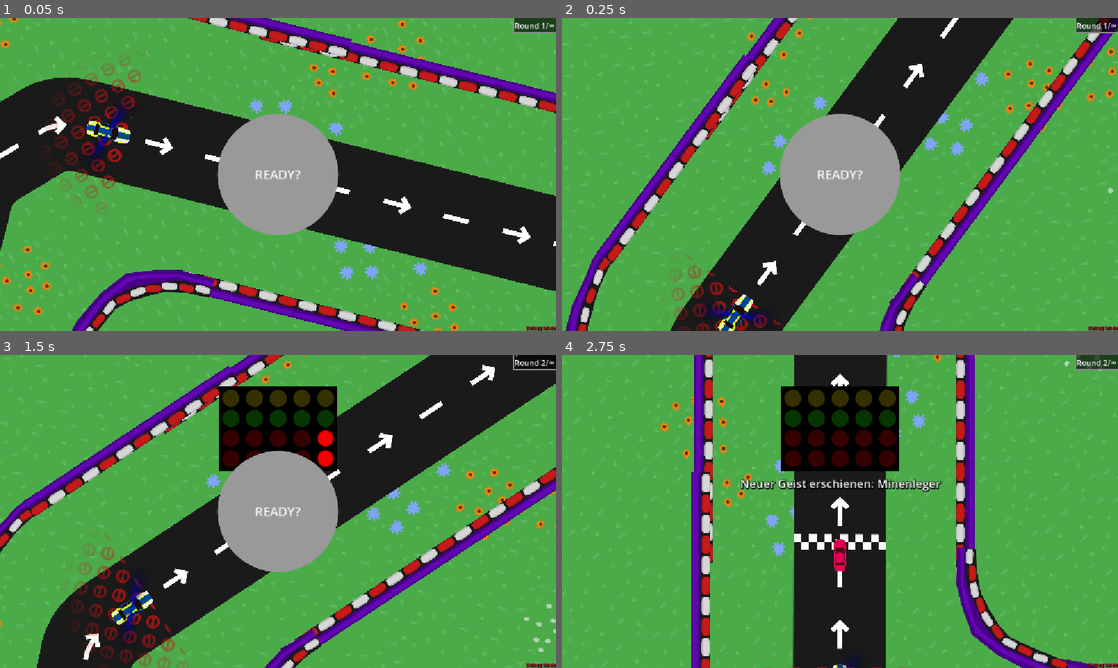
Above: before the commit, frames 1-4 (two rows, left to right).
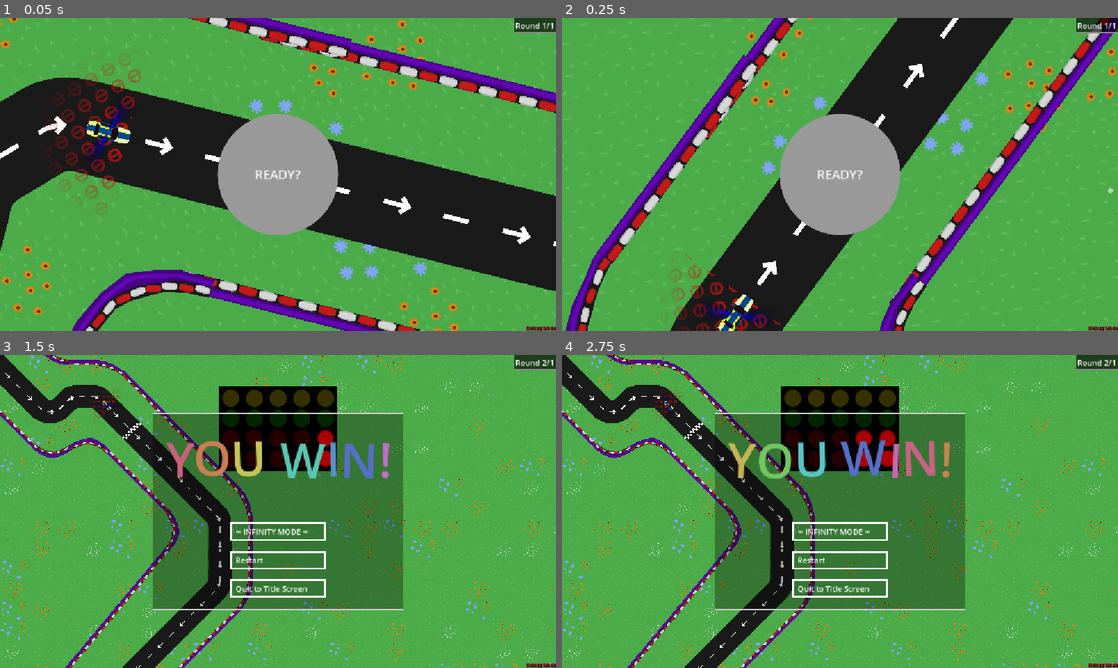
Above: after the commit, the same moments.

Repository: KIT-GameJam/dattel-jam
Game: Godot game, scene res://core/game_manager.tscn
The game is run twice, just before and just after one commit, with the same random seed, the same clock (stepped at 60 frames per second) and the same inputs. Sound files missing from this copy of the repository are replaced by a short silence.
Inputs (mouse positions are in pixels of both pictures, inside the frame that each line leads up to):
- Up to frame 1 (0.05 s): no input
- Up to frame 2 (0.25 s): no input
- Up to frame 3 (1.5 s): click "READY?" at 0.5 s; move the mouse to (400, 495) at 1.27 s; hold D (right) from 1.28 s (still down); tap Space (temp_reach_goal) at 1.35 s
- Up to frame 4 (2.75 s): release D (right) at 2 s; click (840, 511) at 2 s, where only the run before the commit has a clickable "READY?"

The runs differ from the first frame. In frame 1, 0.1% of the frame differs, in the area x 92-100%, y 0-5%; in frame 2, 0.1%; in frame 3, 51%, in the area x 0-100%, y 0-100%; in frame 4, 43%.

Commit message:
Nur für Gewinner

Diff:
--- a/core/explosion.gd
+++ b/core/explosion.gd
@@ -11,6 +11,6 @@
 func _on_audio_stream_player_2d_finished() -> void:
 	audio_finished = true
 
-func _process(delta: float) -> void:
+func _process(_delta: float) -> void:
 	if audio_finished and animation_finished:
 		queue_free()
--- a/game.gd
+++ b/game.gd
@@ -17,9 +17,12 @@
 const ready_scene: PackedScene = preload("res://ui/ready_ui.tscn")
 const traffic_light_scene: PackedScene = preload("res://ui/beep_boop.tscn")
 const game_over_scene: PackedScene = preload("res://ui/game_over_screen.tscn")
+const win_scene: PackedScene = preload("res://ui/win_screen.tscn")
+var max_stages: int = 1
 var level: Level
 var ready_ui: Node
 var traffic_light_ui: Node
+var win_screen: Node
 const player_scene: PackedScene = preload("res://core/player_car.tscn")
 const ghost_car_scenes: Array[PackedScene] = [
 	preload("res://core/minen_leger.tscn"),
@@ -39,6 +42,8 @@
 		end_level()
 
 func _reload_level() -> void:
+	if win_screen != null:
+		win_screen.queue_free()
 	if level:
 		level.queue_free()
 		await get_tree().process_frame
@@ -54,8 +59,11 @@
 		c.global_position = start_pos
 		c.global_rotation = start_rot
 		level.add_child(c)
+		overlay.sync_stage(stage)
 		c.reset_read_index()
 
+	if win_screen != null:
+		win_screen.queue_free()
 	ready_ui = ready_scene.instantiate()
 	add_child(ready_ui)
 
@@ -84,7 +92,11 @@
 		level.remove_child(c)
 	player.queue_free()
 	cars.append(new_car)
-	_reload_level()
+
+	if stage == max_stages:
+		max_stages = -1
+		win_screen = win_scene.instantiate()
+		add_child(win_screen)
 
 func game_over(msg: String = "") -> void:
 	game_over_message = msg
--- a/ui/overlay.gd
+++ b/ui/overlay.gd
@@ -20,7 +20,9 @@
 		debug_label.set_anchors_and_offsets_preset(Control.PRESET_BOTTOM_RIGHT)
 
 func sync_stage(stage: int) -> void:
-	stage_label.text = "Round " + str(stage + 1) + "/∞"
+	var max_stages := Global.get_game().max_stages
+	var max_text: String = "∞" if (max_stages == -1) else str(max_stages)
+	stage_label.text = "Round " + str(stage + 1) + "/" + max_text
 
 func update_health(n: int) -> void:
 	n = 0
--- /dev/null
+++ b/ui/win_controls.gd
@@ -0,0 +1,16 @@
+extends VBoxContainer
+
+var controls_container: ControlsContainer = null
+
+func _ready() -> void:
+	# TODO: set description
+	$Description.text = ""
+
+func _on_back_to_title_button_on_click() -> void:
+	Global.get_game_manager().return_to_title_screen()
+
+func _on_restart_button_on_click() -> void:
+	Global.get_game_manager().restart()
+
+func _on_infinity_button_on_click() -> void:
+	Global.get_game()._reload_level()
--- /dev/null
+++ b/ui/win_controls.tscn
@@ -0,0 +1,48 @@
+[gd_scene format=3 uid="uid://bcixjjmma2gpx"]
+
+[ext_resource type="Script" uid="uid://csi1hoqejufxd" path="res://ui/win_controls.gd" id="1_xxk0l"]
+[ext_resource type="Script" uid="uid://djsakavgyhj32" path="res://ui/wobbly_letters_effect.gd" id="2_7iilq"]
+[ext_resource type="PackedScene" uid="uid://d170ehsn2fbbl" path="res://ui/button.tscn" id="3_ib8r8"]
+
+[sub_resource type="RichTextEffect" id="RichTextEffect_4jq5w"]
+script = ExtResource("2_7iilq")
+metadata/_custom_type_script = "uid://djsakavgyhj32"
+
+[node name="WinControls" type="VBoxContainer" unique_id=1528948924]
+offset_right = 200.0
+offset_bottom = 98.0
+size_flags_horizontal = 3
+size_flags_vertical = 6
+theme_override_constants/separation = 20
+script = ExtResource("1_xxk0l")
+
+[node name="Label" type="RichTextLabel" parent="." unique_id=752540801]
+layout_mode = 2
+bbcode_enabled = true
+text = "[rainbow freq=0.1 speed=2.0 sat=0.6 val=0.8][wobbly_letters][font_size=100]YOU WIN![/font_size][/wobbly_letters][/rainbow]"
+fit_content = true
+autowrap_mode = 0
+custom_effects = [SubResource("RichTextEffect_4jq5w")]
+
+[node name="Description" type="Label" parent="." unique_id=82120160]
+layout_mode = 2
+size_flags_horizontal = 4
+
+[node name="InfinityButton" parent="." unique_id=274197061 instance=ExtResource("3_ib8r8")]
+layout_mode = 2
+size_flags_horizontal = 4
+text = "∞ INFINITY MODE ∞"
+
+[node name="RestartButton" parent="." unique_id=1177736916 instance=ExtResource("3_ib8r8")]
+layout_mode = 2
+size_flags_horizontal = 4
+text = "Restart"
+
+[node name="BackToTitleButton" parent="." unique_id=1274416860 instance=ExtResource("3_ib8r8")]
+layout_mode = 2
+size_flags_horizontal = 4
+text = "Quit to Title Screen"
+
+[connection signal="on_click" from="InfinityButton" to="." method="_on_infinity_button_on_click"]
+[connection signal="on_click" from="RestartButton" to="." method="_on_restart_button_on_click"]
+[connection signal="on_click" from="BackToTitleButton" to="." method="_on_back_to_title_button_on_click"]
--- /dev/null
+++ b/ui/win_screen.tscn
@@ -0,0 +1,29 @@
+[gd_scene format=3 uid="uid://dn5n06jmqa8wq"]
+
+[ext_resource type="PackedScene" uid="uid://bi8ypnscaif16" path="res://ui/controls_container.tscn" id="1_wex7o"]
+[ext_resource type="PackedScene" uid="uid://bcixjjmma2gpx" path="res://ui/win_controls.tscn" id="2_wex7o"]
+
+[sub_resource type="StyleBoxFlat" id="StyleBoxFlat_plrnn"]
+bg_color = Color(0, 0, 0, 0.30980393)
+corner_detail = 1
+
+[node name="WinScreen" type="CanvasLayer" unique_id=1281037412]
+
+[node name="PanelContainer" type="PanelContainer" parent="." unique_id=435002864]
+anchors_preset = 8
+anchor_left = 0.5
+anchor_top = 0.5
+anchor_right = 0.5
+anchor_bottom = 0.5
+offset_left = -25.0
+offset_top = -25.0
+offset_right = 25.0
+offset_bottom = 25.0
+grow_horizontal = 2
+grow_vertical = 2
+theme_override_styles/panel = SubResource("StyleBoxFlat_plrnn")
+
+[node name="ControlsContainer" parent="PanelContainer" unique_id=765224759 instance=ExtResource("1_wex7o")]
+layout_mode = 2
+size_flags_horizontal = 4
+initial_controls_scene = ExtResource("2_wex7o")
Not shown, added: ui/win_controls.gd.uid
